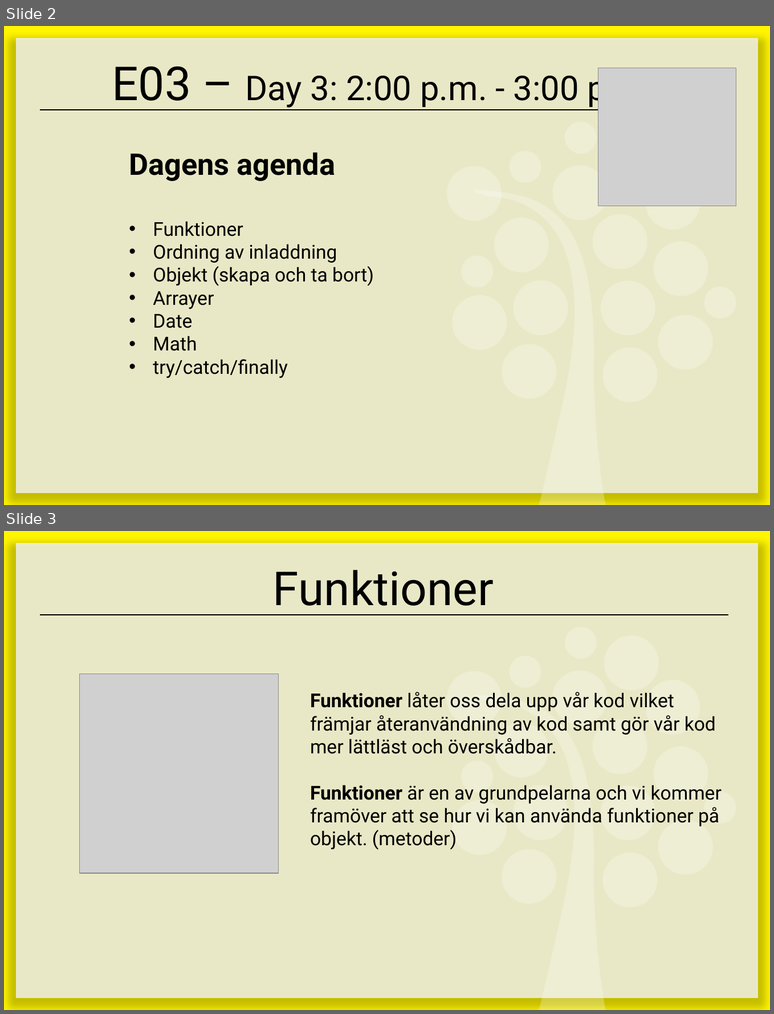
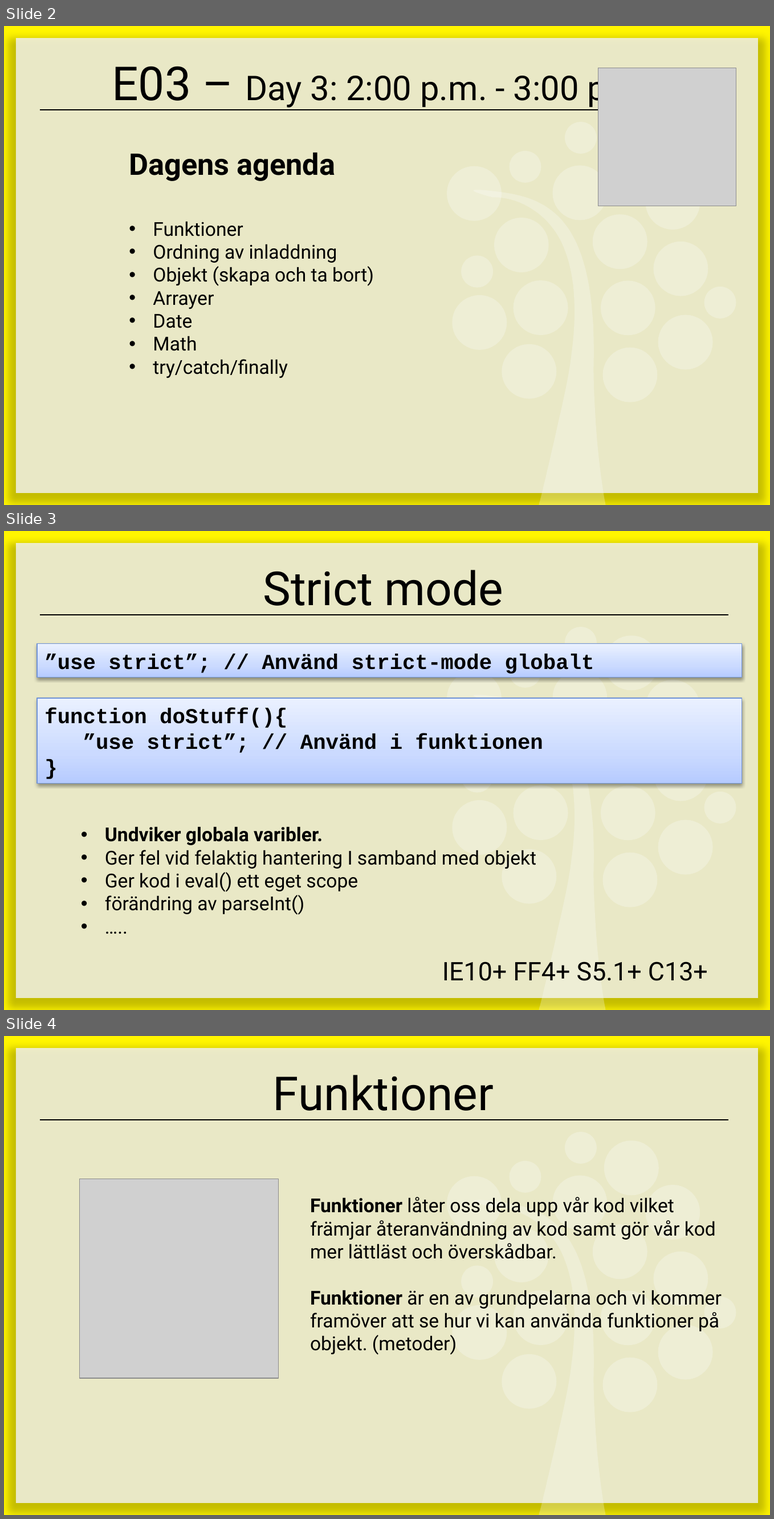
Before and after one commit to ed222an/Kursmaterial-JavaScript, a slide deck: lectures/E03-Funktioner/E03 - Funktioner.pptx. Shown one above the other, each under a label of ours: slides 2 and 3 before the commit, slides 2, 3 and 4 after it. The pictures are 774x1014 and 774x1519 pixels, drawn with LibreOffice and Linux fonts; fonts in the diff are those of the drawing; grey boxes stand for pictures. Boxes give left, top, right and bottom in pixels: in the first picture for what was removed or moved away, otherwise in the second. Text is boxed around its words. In the diff, an @@ line names an element or a change of style, - is before the commit and + after.

```diff
--- a/lectures/E03-Funktioner/E03 - Funktioner.pptx
+++ b/lectures/E03-Funktioner/E03 - Funktioner.pptx
@@ slide 3 added at box(4, 531, 770, 1010), background #FFFFFF; not listed: 21 template elements that a slide beside it also shows @@
@@ title added at box(263, 570, 504, 615), 44 pt, text #000000 @@
+Strict mode
@@ rectangle added at box(37, 644, 742, 677), fill gradient #B8CCFF to #CCDAFF to #EBF1FF, outline #7094D7 0.75 pt, 20 pt, text #000000, bold @@
+”use strict”; // Använd strict-mode globalt
@@ rectangle added at box(37, 698, 742, 783), fill gradient #B8CCFF to #CCDAFF to #EBF1FF, outline #7094D7 0.75 pt, 20 pt, text #000000, bold @@
+function doStuff(){
+”use strict”; // Använd i funktionen
+}
@@ text added at box(105, 826, 536, 915), 18 pt, text #000000 @@
+• Undviker globala varibler.
+• Ger fel vid felaktig hantering I samband med objekt
+• Ger kod i eval() ett eget scope
+• förändring av parseInt()
+• …..
@@ subtitle added at box(442, 961, 708, 981), 24 pt, text #000000 @@
+IE10+ FF4+ S5.1+ C13+
@@ what was slide 3 is now slide 4 @@
```
Also in this commit, not shown: 1 slide changed, 1 other slide added.
